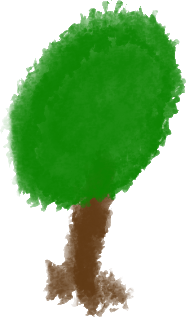
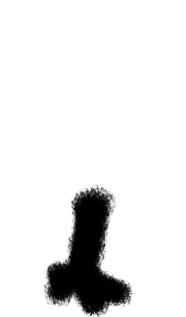
Layer changes from the first w=186, h=317 image to the second:
added layer "Char" above "Plant" over [42, 184, 134, 317]
renamed "Pasted Layer" to "Plant", hid it over [0, 0, 186, 317]
